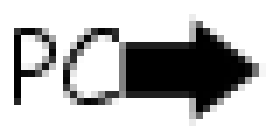
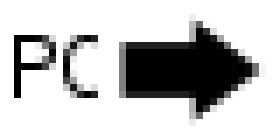
Layers edited between the first and the second 280 x 140 image:
moved "PC" above "Arrow", painted on it over bbox(14, 28, 119, 105)
